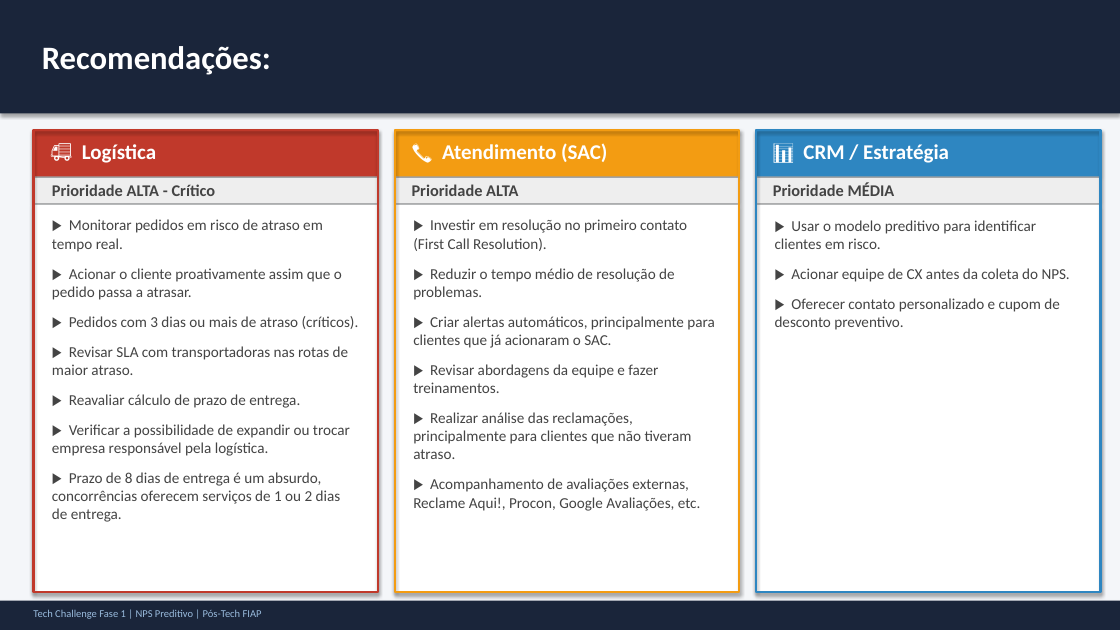
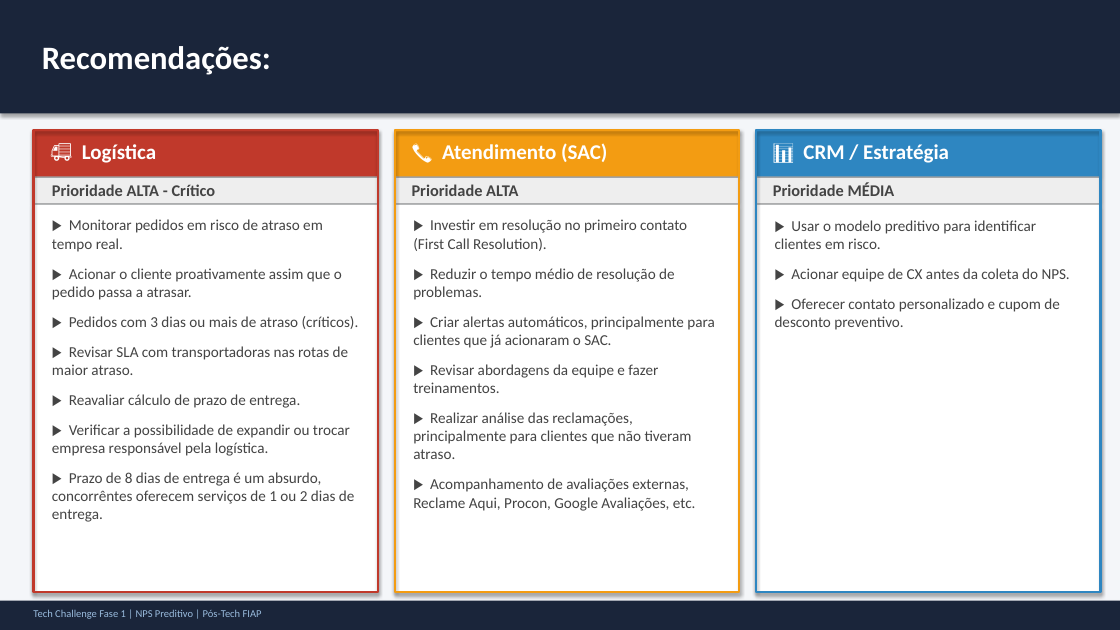
Before and after one commit to Fe-Biaggio/TechChallenge_1, a slide deck: slide 11 of reports/presentation/NPS_Preditivo_Apresentacao.pptx. Drawn at 1120x630 pixels with LibreOffice and Linux fonts; fonts in the diff are those of the drawing. Boxes give left, top, right and bottom in pixels: in the first picture for what was removed or moved away, otherwise in the second. Text is boxed around its words. In the diff, an @@ line names an element or a change of style, - is before the commit and + after.

```diff
--- a/reports/presentation/NPS_Preditivo_Apresentacao.pptx
+++ b/reports/presentation/NPS_Preditivo_Apresentacao.pptx
@@ text at [52,472,355,522]: text changed @@
-▶ Prazo de 8 dias de entrega é um absurdo, concorrências oferecem serviços de 1 ou 2 dias de entrega.
+▶ Prazo de 8 dias de entrega é um absurdo, concorrêntes oferecem serviços de 1 ou 2 dias de entrega.
@@ text at [413,478,696,511]: text changed @@
-▶ Acompanhamento de avaliações externas, Reclame Aqui!, Procon, Google Avaliações, etc.
+▶ Acompanhamento de avaliações externas, Reclame Aqui, Procon, Google Avaliações, etc.
```
Also in this commit, not shown: 3 other slides changed.
